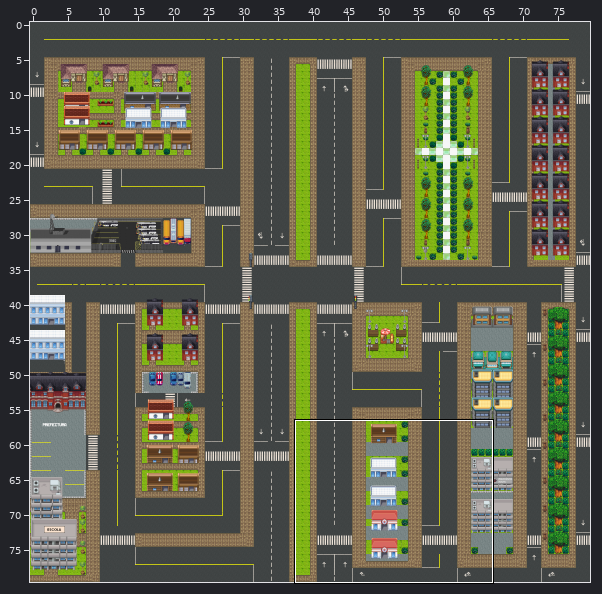
One commit to this Tiled map: files/tileset/map.tmx. The first picture is a wide view before the edit; the outline marks the close-up.
Close-up. Earlier state:
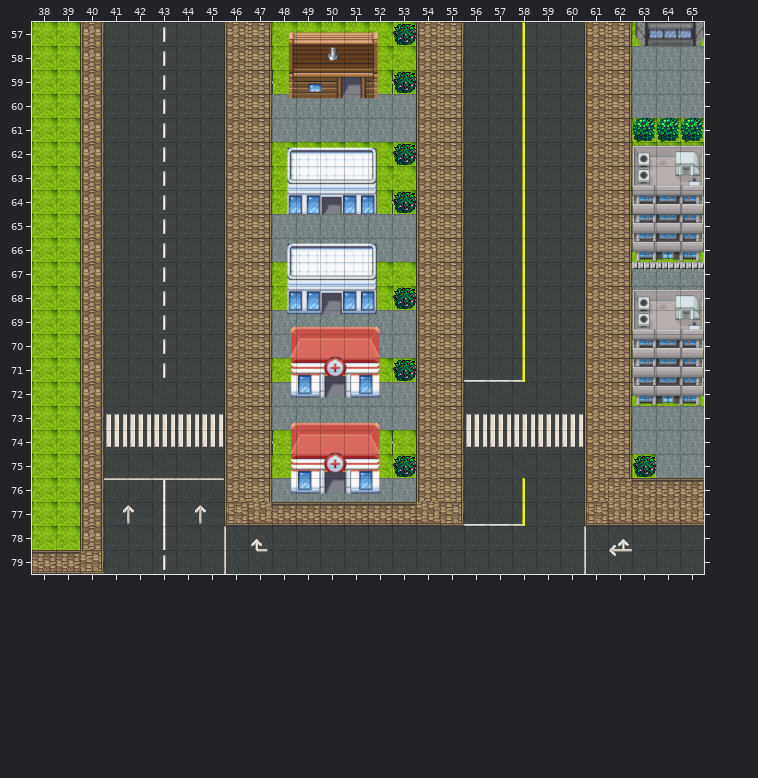
Cells are 32x32 px. Shown: x 38..65, y 57..79. The commit also changed other parts of the map, which this record leaves out.
After:
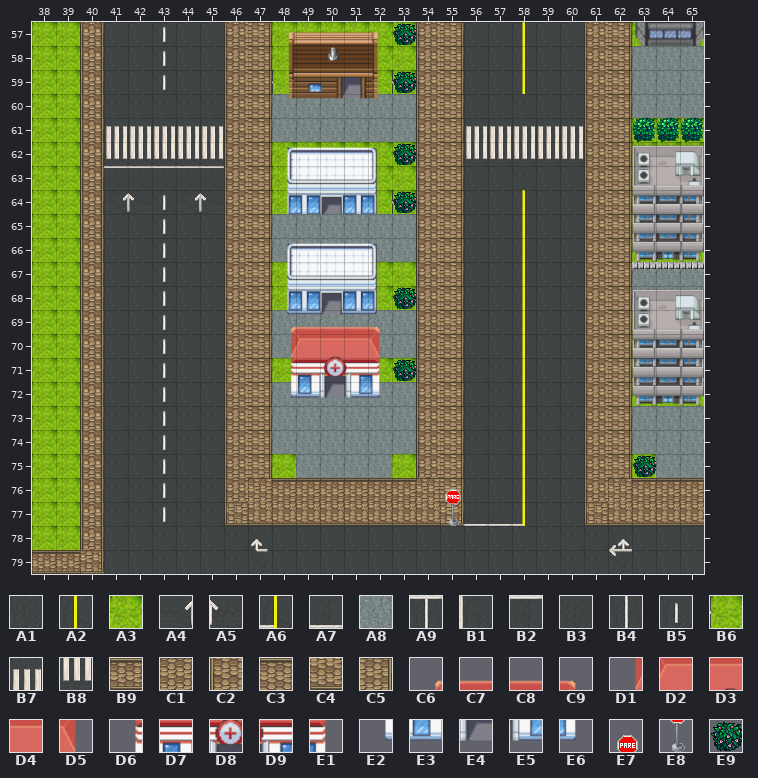
Key: from "tileset": A1 1210, A2 1212, A3 1217, A4 1562, A5 1563, A6 1568, A7 1683, A8 1691, A9 1801, B1 1802, B2 1803, B3 1920, B4 1922, B5 1924, B6 1927, B7 2046, B8 2166, B9 3027, C1 3028, C2 3030, C3 3031, C4 3032, C5 3033, C6 3466, C7 3467, C8 3468, C9 3470, D1 3586, D2 3587, D3 3588, D4 3589, D5 3590, D6 3706, D7 3707, D8 3708, D9 3709, E1 3710, E2 3826, E3 3827, E4 3828, E5 3829, E6 3830, E7 3973, E8 4093, E9 4337.
__ is an empty cell, ## one hidden under a higher layer.
Edits made:
Layer "Piso":
y 60: x 43 B5 -> B3; x 58 A2 -> B3
y 61: x 41..45 A1 A1 B5 A1 A1 -> B7 B7 B7 B7 B7; x 56..60 A1 A1 A2 A1 A1 -> B7 B7 B7 B7 B7
y 62: x 41..45 A1 A1 B5 A1 A1 -> B8 B8 B8 B8 B8; x 56..60 A1 A1 A2 A1 A1 -> B8 B8 B8 B8 B8
y 63: x 41..45 A1 A1 B5 A1 A1 -> B2 B2 B2 B2 B2; x 58 A2 -> B3
y 64: x 41..42 A1 A1 -> A4 A5; x 44..45 A1 A1 -> A4 A5
y 71: x 56..58 A7 A7 A6 -> B3 B3 A2
y 72: x 43 B3 -> B5; x 58 B3 -> A2
y 73: x 41..45 B7 B7 B7 B7 B7 -> B3 B3 B5 B3 B3; x 56..60 B7 B7 B7 B7 B7 -> B3 B3 A2 B3 B3
y 74: x 41..45 B8 B8 B8 B8 B8 -> B3 B3 B5 B3 B3; x 48..53 B6 ## ## ## B6 B6 -> A8 A8 A8 A8 A8 A8; x 56..60 B8 B8 B8 B8 B8 -> B3 B3 A2 B3 B3
y 75: x 43 B3 -> B5; x 49..52 ## A3 A3 A3 -> A8 A8 A8 A8; x 58 B3 -> A2
y 76: x 41..45 B2 B2 A9 B2 B2 -> B3 B3 B5 B3 B3; x 47..54 C5 A8 A8 A8 A8 A8 A8 C2 -> C1 C3 C3 C3 C3 C3 C3 C1
y 77: x 41..45 A4 A5 B4 A4 A5 -> B3 B3 B5 B3 B3; x 48..53 B9 B9 B9 B9 B9 B9 -> C4 C4 C4 C4 C4 C4
y 78: x 43 B4 -> B3; x 46 B1 -> B3; x 61 B1 -> B3
y 79: x 43 B5 -> B3; x 46 B1 -> B3; x 61 B1 -> B3
Layer "Colisao":
y 75: x 48..53 D6 D7 D8 D9 E1 E9 -> __ __ __ __ __ __
y 76: x 48..52 E2 E3 E4 E5 E6 -> __ __ __ __ __
y 77: x 55 __ -> E8
Layer "Topo":
y 73: x 48..52 C6 C7 C8 C8 C9 -> __ __ __ __ __
y 74: x 48..52 D1 D2 D3 D4 D5 -> __ __ __ __ __
y 76: x 55 __ -> E7
